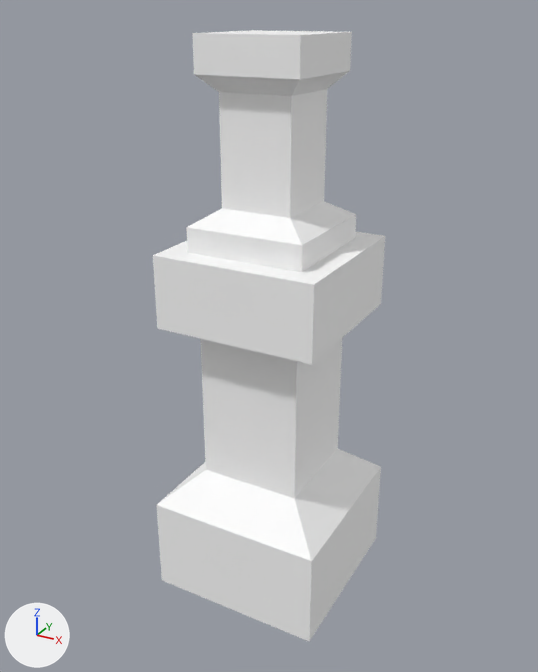
The glTF model assets/synty/simple_fantasy_interiors/models/SM_Env_Railing_Pillar_03.glb as it was, and as the next commit left it.
Both versions are drawn from a 50 mm lens placed at (0.0116, -0.0213, 0.0205), pointed at (-0.0001, -0.0001, 0.0099). The lights are fixed; the arrows at lower left show +X, +Y and +Z.

Objects in the first picture: 'SM_Env_Railing_Pillar_03'.
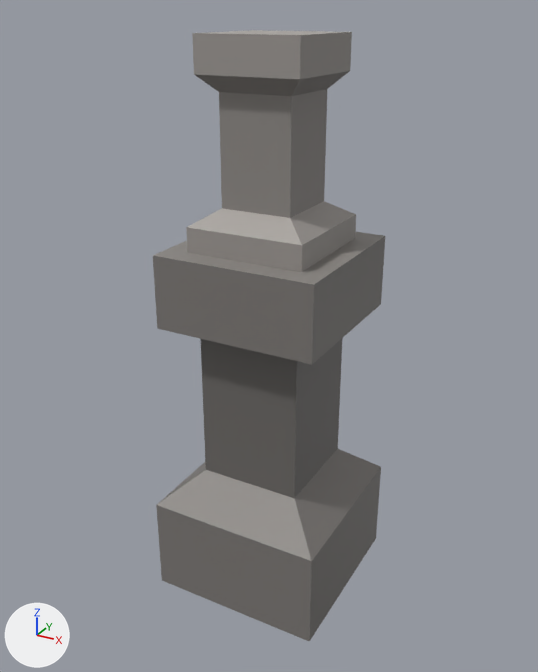
Location of each change, (x1, y1, x2, y2) in pixels of the pictures (538 x 672 px):
'SM_Env_Railing_Pillar_03', surface changed
    both: (153, 30, 385, 641)

Diff of the bpy script that builds the scene:
```diff
--- a/assets/synty/simple_fantasy_interiors/models/SM_Env_Railing_Pillar_03.glb.py
+++ b/assets/synty/simple_fantasy_interiors/models/SM_Env_Railing_Pillar_03.glb.py
@@ img_simplefantasyinteriorstexture @@
+img_simplefantasyinteriorstexture = load_image('SimpleFantasyInteriorsTexture', '_unpacked/SimpleFantasyInteriorsTexture', 1024, 1024, 'sRGB')
@@ mat_lambert1 @@
 mat_lambert1 = principled_material('lambert1')
-mat_lambert1.base_color = (1.0, 1.0, 1.0)  # white #ffffff
+mat_lambert1.texture = img_simplefantasyinteriorstexture
 mat_lambert1.roughness = 0.553
```
